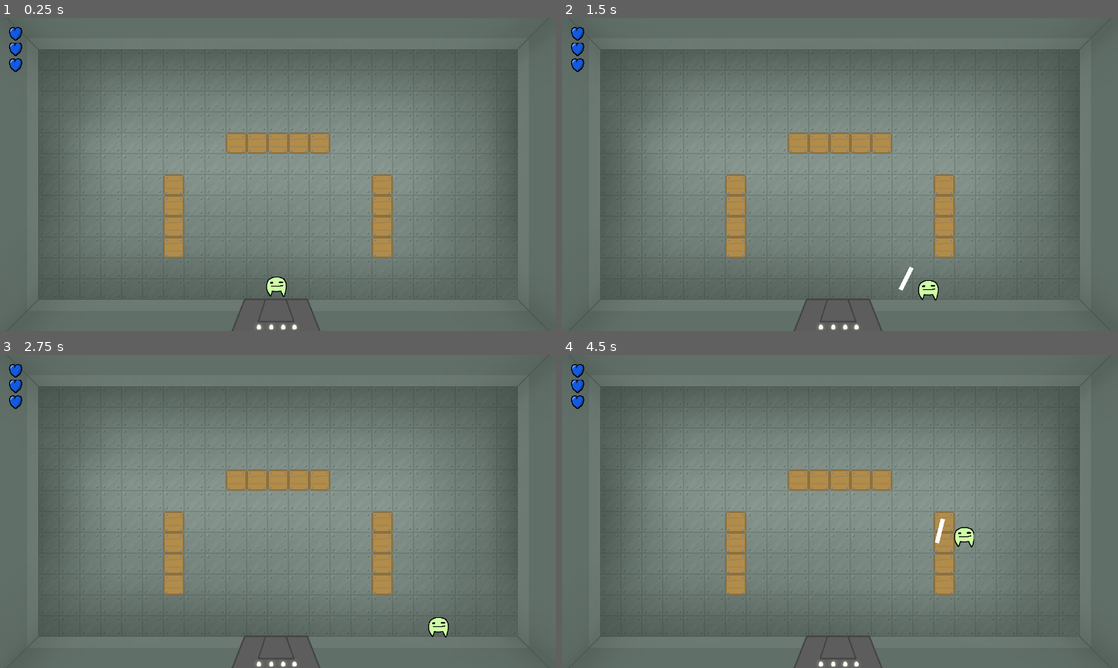
Above: before the commit, frames 1-4 (two rows, left to right).
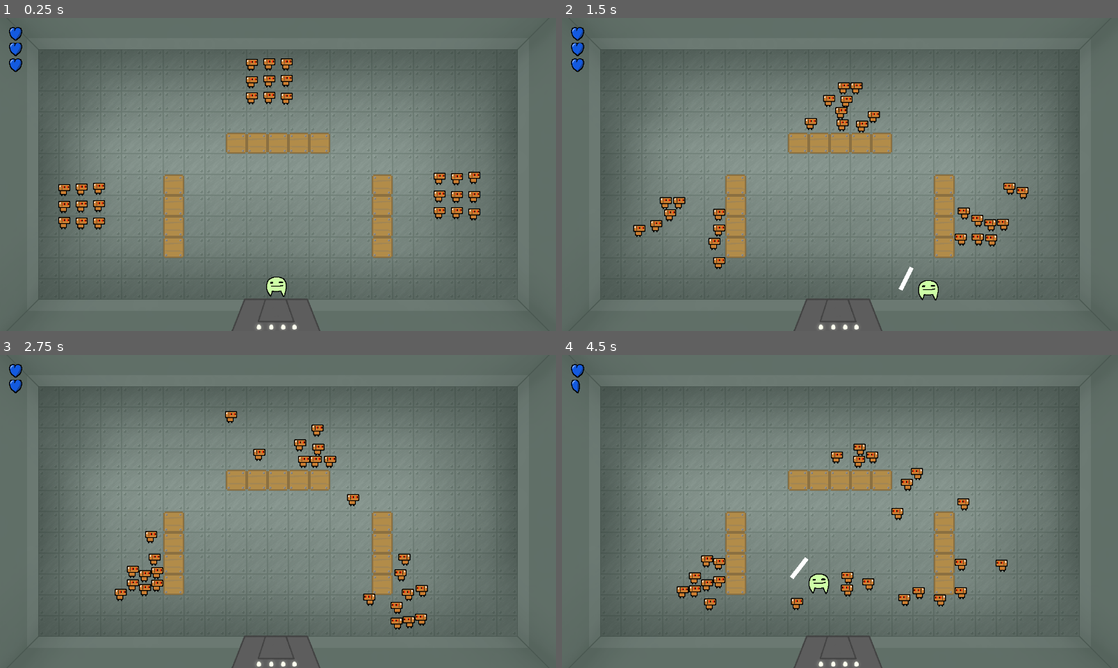
Above: after the commit, the same moments.

Repository: actually-reb/fenrir-2020
Game: Godot game, scene res://scene/Main.tscn
Two runs of this game, one before a commit and one after it. Both use one fixed random seed, a clock stepped at 60 frames per second and the inputs below.
Inputs (mouse positions are in pixels of both pictures, inside the frame that each line leads up to):
- Up to frame 1 (0.25 s): no input
- Up to frame 2 (1.5 s): move the mouse to (962, 158) at 0.52 s; hold D (move_right) 0.53-1.28 s; click (962, 158) at 0.67 s; move the mouse to (728, 190) at 1.27 s; hold S (move_down) from 1.28 s (still down); click (728, 190) at 1.42 s
- Up to frame 3 (2.75 s): move the mouse to (333, 442) at 2.02 s; release S (move_down) at 2.03 s; hold D (move_right) from 2.03 s (still down); click (333, 442) at 2.17 s
- Up to frame 4 (4.5 s): move the mouse to (812, 574) at 2.77 s; release D (move_right) at 2.78 s; hold W (move_up) 2.78-3.53 s; click (812, 574) at 2.92 s; move the mouse to (1006, 558) at 3.52 s; hold A (move_left) from 3.53 s (still down); click (1006, 558) at 3.67 s; move the mouse to (673, 464) at 4.27 s; click (673, 464) at 4.42 s

The runs differ from the first frame. In frame 1, 1.8% of the frame differs, in the area x 10-87%, y 12-68%; in frame 2, 1.9%; in frame 3, 2.1%; in frame 4, 2.4%, in the area x 1-81%, y 7-82%.

Commit message:
gave robots random pathfinding

Diff:
--- a/entity/Box.tscn
+++ b/entity/Box.tscn
@@ -5,7 +5,9 @@
 [sub_resource type="RectangleShape2D" id=1]
 extents = Vector2( 24, 24 )
 
-[node name="Box" type="StaticBody2D"]
+[node name="Box" type="StaticBody2D" groups=[
+"wall",
+]]
 
 [node name="Sprite" type="Sprite" parent="."]
 texture = ExtResource( 1 )
--- a/entity/EnemySpawner.gd
+++ b/entity/EnemySpawner.gd
@@ -13,7 +13,7 @@
 	for i in range(num):
 		var inst = TINY_ROBOT.instance()
 		inst.position = position + Vector2(x, y)
-		get_parent().add_enemy(inst)
+		get_parent().get_parent().add_enemy(inst)
 		x += space
 		if x >= width / 2:
 			x = -width / 2
--- a/entity/Player.gd
+++ b/entity/Player.gd
@@ -52,7 +52,7 @@
 	push_velocity = push_velocity.normalized() * max(0, push_velocity.length() - push_decel * delta)
 
 func _input(event):
-	if event is InputEventMouseButton:
+	if event is InputEventMouseButton and event.button_index == BUTTON_LEFT and event.pressed:
 		var mouse_dir = (event.position - position).normalized()
 		melee_attack(mouse_dir)
 
--- a/entity/TinyRobot.gd
+++ b/entity/TinyRobot.gd
@@ -4,6 +4,7 @@
 
 onready var sprite = $Sprite
 onready var hop_timer = $HopTimer
+onready var wait_timer = $WaitTimer
 var base_speed = 150
 var speed = 150
 var direction = Vector2()
@@ -12,11 +13,15 @@
 var push_velocity = Vector2()
 var push_decel = 1500
 
+var random_hops = 0
+
 var health = 2
 
 func _ready():
 	hop_timer.wait_time = randf() * hop_interval # Randomize start
 	hop_timer.start()
+	wait_timer.wait_time = randf() * 1 + 0.2
+	wait_timer.start()
 	base_speed = 130 + (randi() % 180)
 
 func _process(delta):
@@ -38,27 +43,42 @@
 			if not reversed:
 				direction = -direction
 				reversed = true
+		if collider and collider.is_in_group("wall"):
+			if not random_hops > 0:
+				random_hops = 3
+
+func hop_towards_dir(dir):
+	direction = dir
 
 func hop_towards(pos):
-	direction = (pos - position).normalized()
+	hop_towards_dir((pos - position).normalized())
 
 func _on_HopTimer_timeout():
 	if hop_timer.wait_time != hop_time:
 		hop_timer.wait_time = hop_time
 		hop_timer.start()
 
-	# Get player node
-	var player_array = get_tree().get_nodes_in_group("player")
-	var player
-	if player_array.size() > 0:
-		player = player_array[0]
+	if not wait_timer.is_stopped():
+		return
 
-	if player:
-		sprite.flip_h = player.position.x < position.x
-		speed = base_speed + (randi() % 50)
-		hop_towards(player.position)
+	if random_hops > 0:
+		var r = randf() * PI * 2
+		var rand_dir = Vector2(cos(r), sin(r))
+		hop_towards_dir(rand_dir)
+		random_hops -= 1
 	else:
-		direction = Vector2()
+		# Get player node
+		var player_array = get_tree().get_nodes_in_group("player")
+		var player
+		if player_array.size() > 0:
+			player = player_array[0]
+
+		if player:
+			sprite.flip_h = player.position.x < position.x
+			speed = base_speed + (randi() % 50)
+			hop_towards(player.position)
+		else:
+			direction = Vector2()
 
 func damage(damage_amount, push):
 	health -= damage_amount
--- a/entity/TinyRobot.tscn
+++ b/entity/TinyRobot.tscn
@@ -25,6 +25,11 @@
 wait_time = 0.3
 autostart = true
 
+[node name="WaitTimer" type="Timer" parent="."]
+wait_time = 0.5
+one_shot = true
+autostart = true
+
 [node name="HurtSound" type="AudioStreamPlayer" parent="."]
 stream = SubResource( 2 )
 [connection signal="timeout" from="HopTimer" to="." method="_on_HopTimer_timeout"]
--- a/floors/BaseFloor.tscn
+++ b/floors/BaseFloor.tscn
@@ -17,7 +17,9 @@
 [node name="BaseFloor" type="Node2D"]
 z_index = -5
 
-[node name="Floor" type="StaticBody2D" parent="."]
+[node name="Floor" type="StaticBody2D" parent="." groups=[
+"wall",
+]]
 z_index = -1
 
 [node name="Sprite" type="Sprite" parent="Floor"]
--- a/floors/designs/Floor1.tscn
+++ b/floors/designs/Floor1.tscn
@@ -1,7 +1,8 @@
-[gd_scene load_steps=3 format=2]
+[gd_scene load_steps=4 format=2]
 
 [ext_resource path="res://floors/BaseFloor.tscn" type="PackedScene" id=1]
 [ext_resource path="res://entity/Box.tscn" type="PackedScene" id=2]
+[ext_resource path="res://entity/EnemySpawner.tscn" type="PackedScene" id=3]
 
 [node name="Floor1" instance=ExtResource( 1 )]
 
@@ -43,3 +44,12 @@
 
 [node name="Box13" parent="." index="13" instance=ExtResource( 2 )]
 position = Vector2( 880, 528 )
+
+[node name="EnemySpawner" parent="." index="14" instance=ExtResource( 3 )]
+position = Vector2( 640, 168 )
+
+[node name="EnemySpawner2" parent="." index="15" instance=ExtResource( 3 )]
+position = Vector2( 1072, 432 )
+
+[node name="EnemySpawner3" parent="." index="16" instance=ExtResource( 3 )]
+position = Vector2( 208, 456 )
